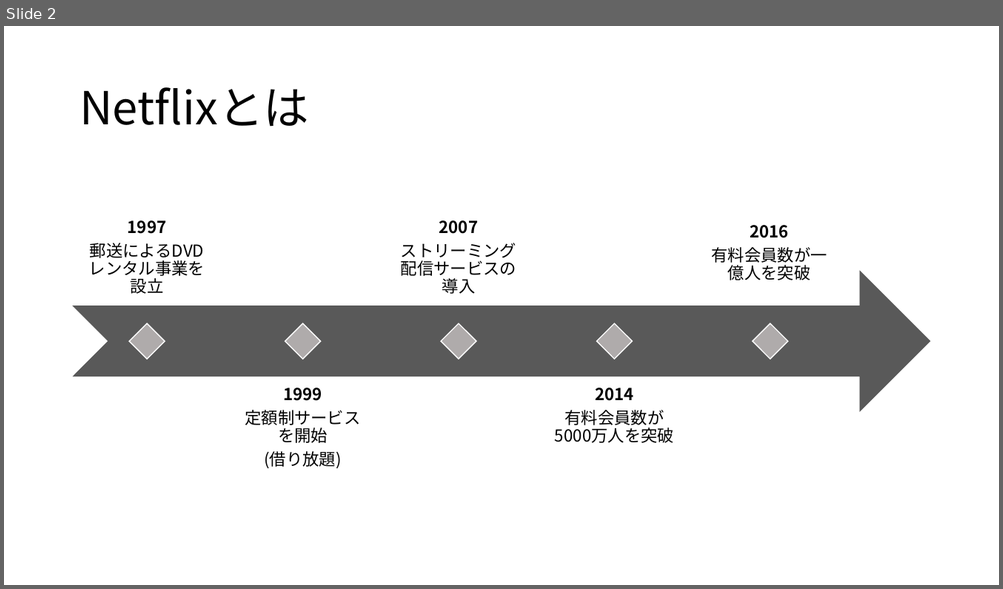
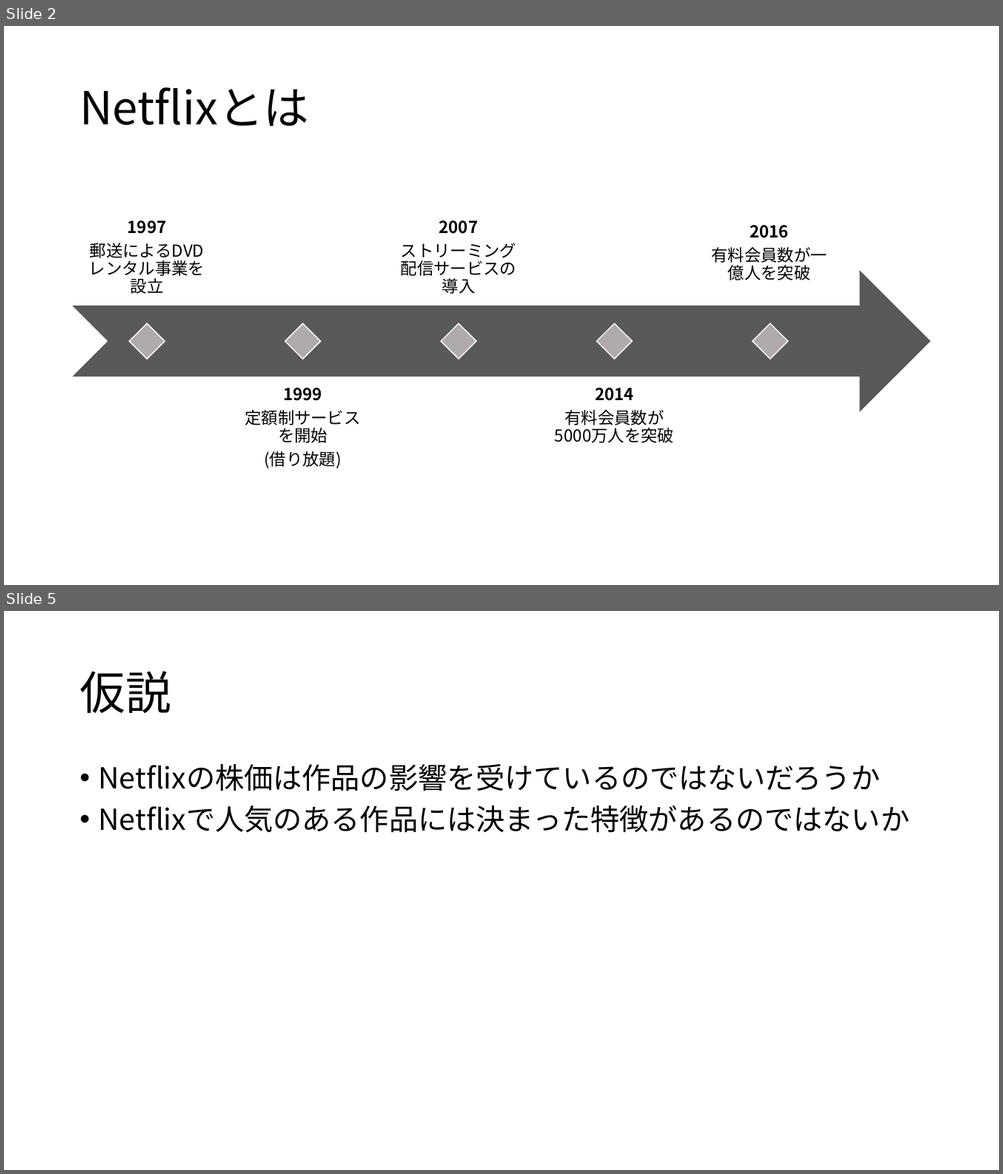
Before and after one commit to QuillshWammy/Netflix_Analysis, a slide deck: Document/中間発表.pptx. Shown one above the other, each under a label of ours: slide 2 before the commit, slides 2 and 5 after it; the slides between them are not shown. The pictures are 1003x589 and 1003x1174 pixels, drawn with LibreOffice and Linux fonts; fonts in the diff are those of the drawing. Boxes give left, top, right and bottom in pixels: in the first picture for what was removed or moved away, otherwise in the second. Text is boxed around its words. In the diff, an @@ line names an element or a change of style, - is before the commit and + after.

```diff
--- a/Document/中間発表.pptx
+++ b/Document/中間発表.pptx
@@ slide 5 added at (x1=4, y1=611, x2=999, y2=1170), background #FFFFFF @@
@@ title added at (x1=79, y1=671, x2=170, y2=713), 44 pt, text #000000 @@
+仮説
@@ text added at (x1=99, y1=764, x2=910, y2=833), 28 pt, text #000000 @@
+• Netflixの株価は作品の影響を受けているのではないだろうか
+• Netflixで人気のある作品には決まった特徴があるのではないか
```
Also in this commit, not shown: 1 slide changed, 5 other slides added, 1 slide removed.
